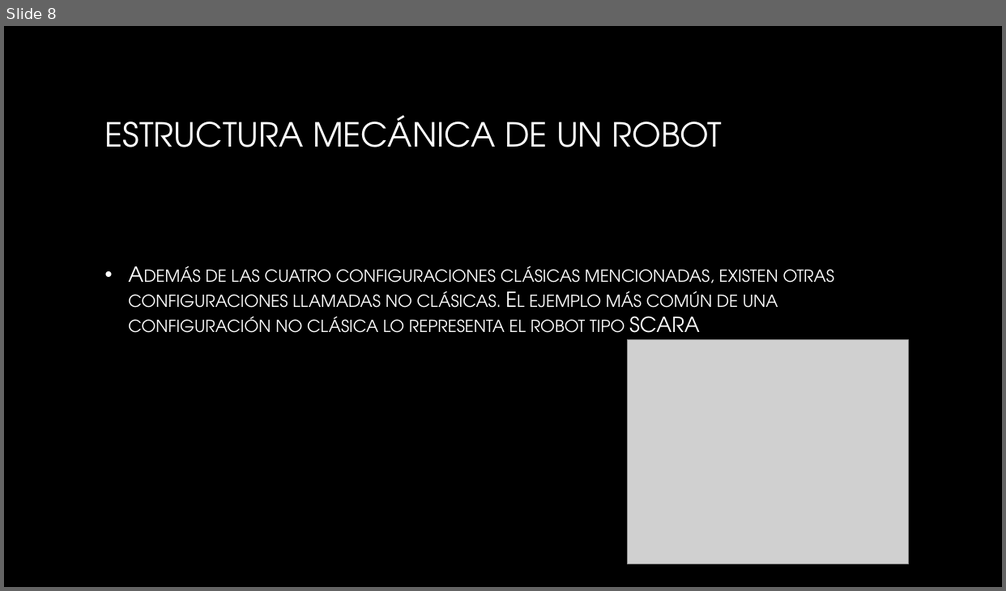
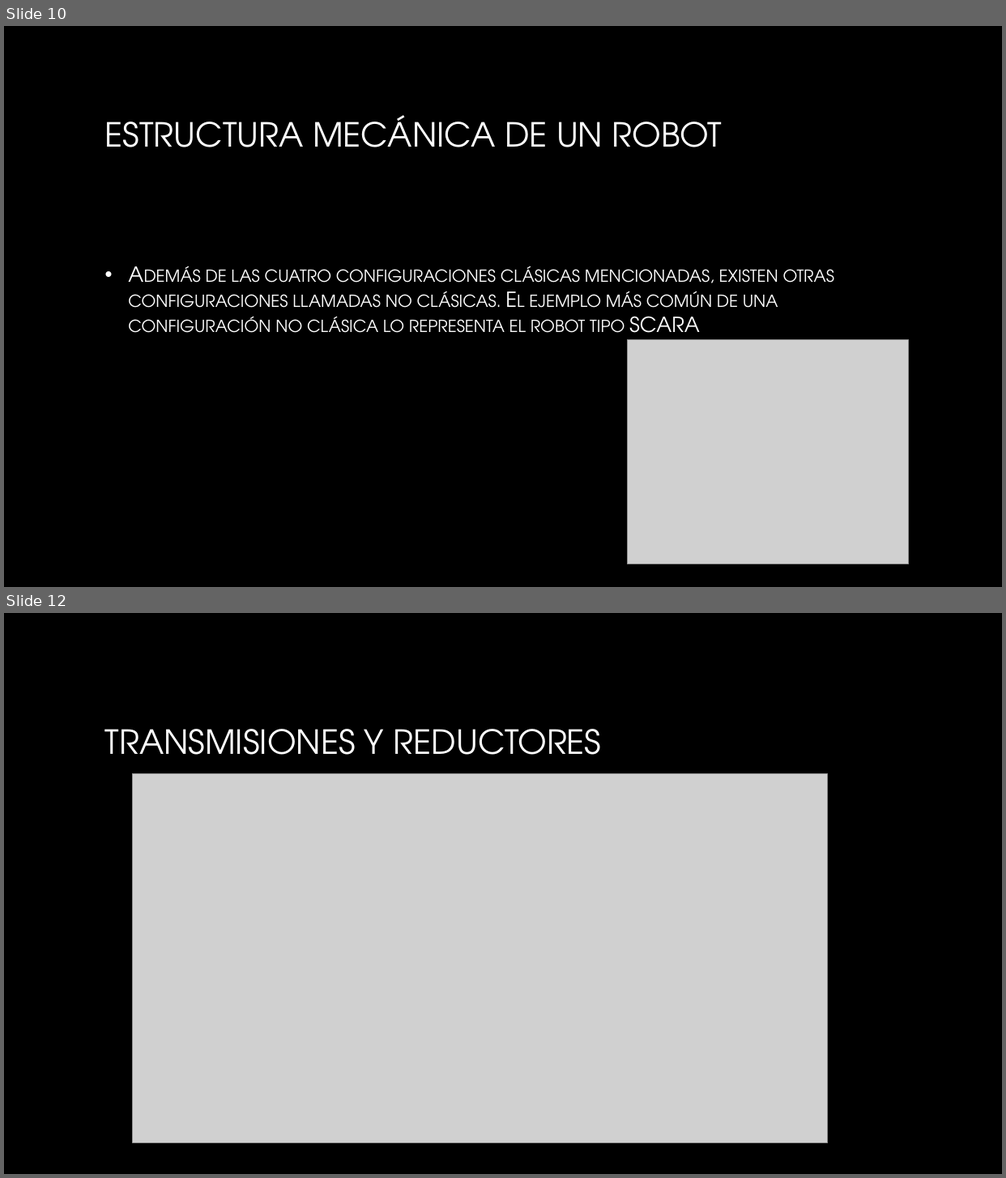
Before and after one commit to jdavidsg/Clases-Robotica, a slide deck: 1.2/1.2.pptx. Shown one above the other, each under a label of ours: slide 8 before the commit, slides 10 and 12 after it; the slides between them are not shown. The pictures are 1006x591 and 1006x1178 pixels, drawn with LibreOffice and Linux fonts; fonts in the diff are those of the drawing; grey boxes stand for pictures; background and template pictures are left out. Boxes give left, top, right and bottom in pixels: in the first picture for what was removed or moved away, otherwise in the second. Text is boxed around its words. In the diff, an @@ line names an element or a change of style, - is before the commit and + after.

```diff
--- a/1.2/1.2.pptx
+++ b/1.2/1.2.pptx
@@ slide 12 added at (4, 613, 1002, 1174), background picture (left out) @@
@@ title added at (105, 729, 602, 755), 32 pt, text gradient #FFFFFF to #A6A6A6 @@
+TRANSMISIONES Y REDUCTORES
@@ picture added at (133, 774, 828, 1144) @@
@@ what was slide 8 is now slide 10 @@
```
Also in this commit, not shown: 7 other slides added, 5 other files.
